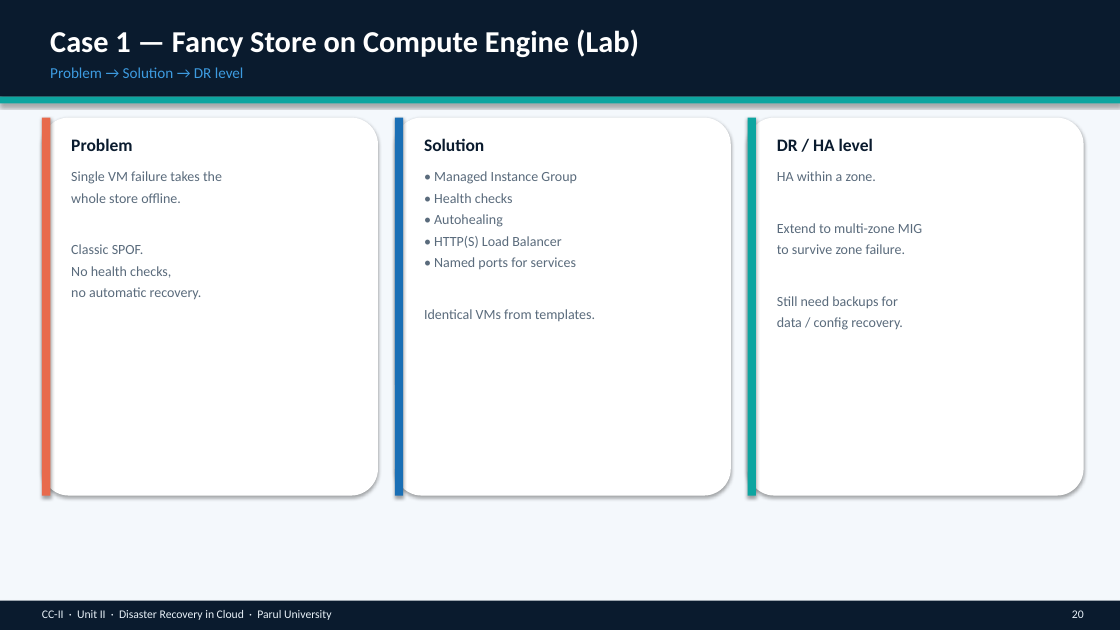
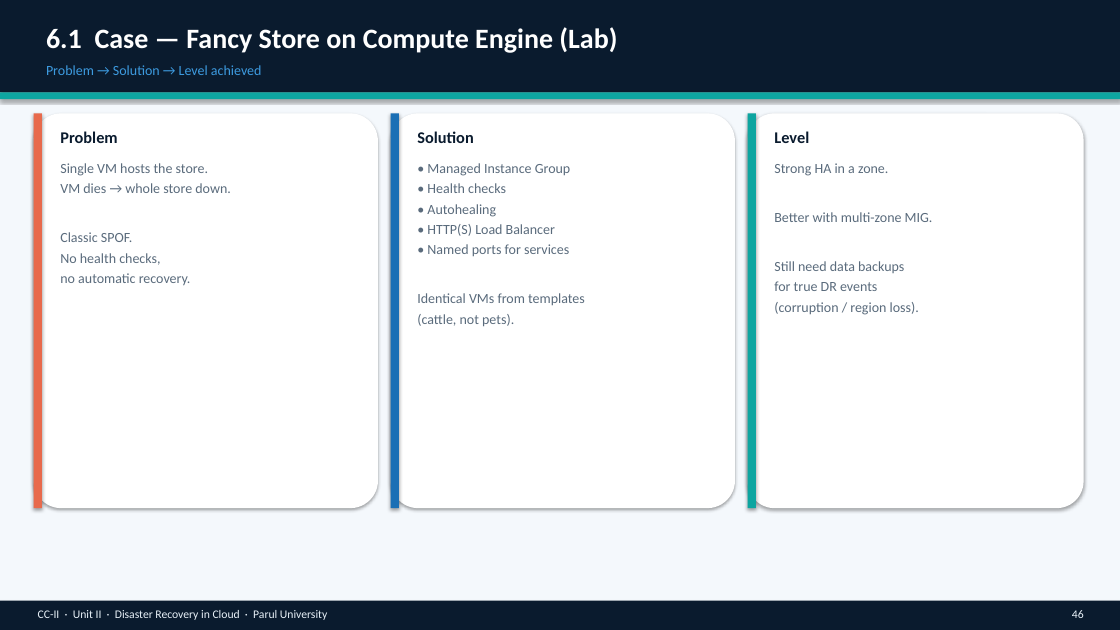
Before and after one commit to professorbhakta/cloud-II, a slide deck: slide 46 of ppt/CC-II-Unit-II-Disaster-Recovery-in-Cloud.pptx (slide 20 before the commit). Drawn at 1120x630 pixels with LibreOffice and Linux fonts; fonts in the diff are those of the drawing. Boxes give left, top, right and bottom in pixels: in the first picture for what was removed or moved away, otherwise in the second. Text is boxed around its words. In the diff, an @@ line names an element or a change of style, - is before the commit and + after.

```diff
--- a/ppt/CC-II-Unit-II-Disaster-Recovery-in-Cloud.pptx
+++ b/ppt/CC-II-Unit-II-Disaster-Recovery-in-Cloud.pptx
@@ rectangle: place and size @@
-rectangle at box(0, 0, 1120, 97)
+rectangle at box(0, 0, 1120, 92)
@@ text at box(46, 27, 617, 53): text changed; size 26 to 24 pt @@
-Case 1 — Fancy Store on Compute Engine (Lab)
+6.1 Case — Fancy Store on Compute Engine (Lab)
@@ text at box(46, 65, 262, 75): text changed; size 13 to 12 pt @@
-Problem → Solution → DR level
+Problem → Solution → Level achieved
@@ rectangle: place and size @@
-rectangle at box(0, 97, 1120, 103)
+rectangle at box(0, 92, 1120, 99)
@@ rounded rectangle: place and size @@
-rounded rectangle at box(42, 118, 378, 496)
+rounded rectangle at box(34, 113, 378, 508)
@@ rectangle: place and size @@
-rectangle at box(42, 118, 50, 496)
+rectangle at box(34, 113, 42, 508)
@@ rounded rectangle: place and size @@
-rounded rectangle at box(395, 118, 731, 496)
+rounded rectangle at box(391, 113, 735, 508)
@@ rectangle: place and size @@
-rectangle at box(395, 118, 403, 496)
+rectangle at box(391, 113, 399, 508)
@@ rounded rectangle: place and size @@
-rounded rectangle at box(748, 118, 1084, 496)
+rounded rectangle at box(748, 113, 1084, 508)
@@ rectangle: place and size @@
-rectangle at box(748, 118, 756, 496)
+rectangle at box(748, 113, 756, 508)
@@ text "Problem" at box(60, 131, 117, 143): size 15 to 14 pt; less space between paragraphs @@
@@ text "Problem": place and size @@
-text "Problem" at box(71, 138, 132, 151)
+text "Problem" at box(60, 131, 117, 143)
@@ text "Solution": place and size @@
-text "Solution" at box(424, 138, 484, 151)
+text "Solution" at box(417, 131, 473, 143)
@@ text "Solution" at box(417, 131, 473, 143): size 15 to 14 pt; less space between paragraphs @@
@@ text at box(774, 131, 809, 143): text changed; size 15 to 14 pt @@
-DR / HA level
+Level
@@ text "Single VM hosts the store.": place and size @@
-text "Single VM hosts the store." at box(71, 171, 222, 299)
+text "Single VM hosts the store." at box(60, 163, 231, 285)
@@ text at box(60, 163, 231, 193): text changed @@
-Single VM failure takes the
-whole store offline.
+Single VM hosts the store.
+VM dies → whole store down.
@@ text "• Managed Instance Group": place and size @@
-text "• Managed Instance Group" at box(424, 171, 595, 321)
+text "• Managed Instance Group" at box(417, 163, 585, 327)
@@ text at box(427, 163, 571, 256): less space between paragraphs @@
@@ text at box(774, 163, 933, 315): text changed @@
-HA within a zone.
-Extend to multi-zone MIG
-to survive zone failure.
-Still need backups for
-data / config recovery.
+Strong HA in a zone.
+Better with multi-zone MIG.
+Still need data backups
+for true DR events
+(corruption / region loss).
@@ text at box(60, 232, 191, 285): less space between paragraphs @@
@@ text at box(417, 293, 585, 327): text changed @@
-Identical VMs from templates.
+Identical VMs from templates
+(cattle, not pets).
@@ text "CC-II · Unit II · ..." at box(38, 610, 327, 620): less space between paragraphs @@
@@ text at box(1072, 610, 1084, 618): text changed @@
-20
+46
```
Also in this commit, not shown: 18 other slides changed, 39 slides added, 9 slides removed, 2 other files.
